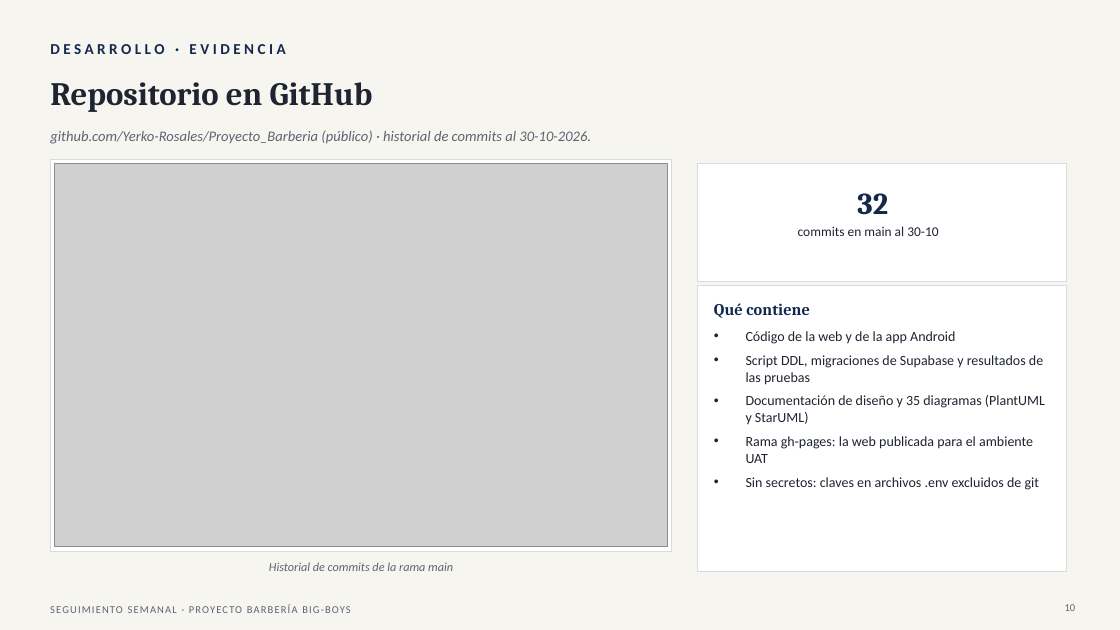
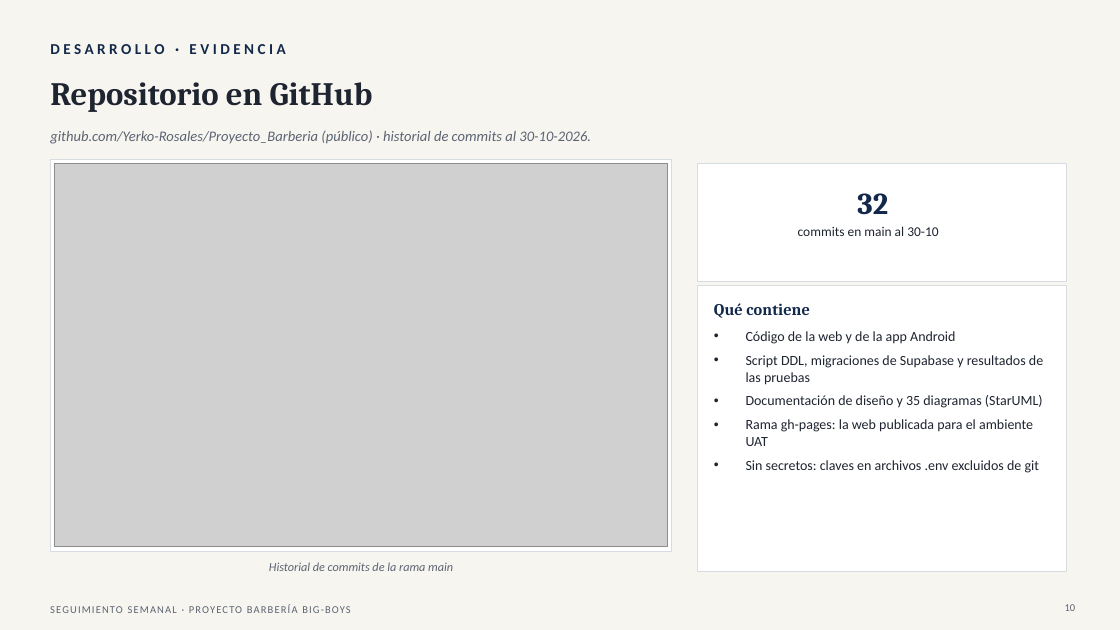
Before and after one commit to Yerko-Rosales/Proyecto_Barberia, a slide deck: slide 10 of Fase 2/Seguimiento semanal/Seguimiento_Roadmap_Proyecto_Barberia_30-10.pptx. Drawn at 1120x630 pixels with LibreOffice and Linux fonts; fonts in the diff are those of the drawing; grey boxes stand for pictures. Boxes give left, top, right and bottom in pixels: in the first picture for what was removed or moved away, otherwise in the second. Text is boxed around its words. In the diff, an @@ line names an element or a change of style, - is before the commit and + after.

Commit message:
Seguimiento al 30-10: «APK de release» en lugar de «APK firmada», diagramas en StarUML y temas abiertos actualizados

```diff
--- a/Fase 2/Seguimiento semanal/Seguimiento_Roadmap_Proyecto_Barberia_30-10.pptx
+++ b/Fase 2/Seguimiento semanal/Seguimiento_Roadmap_Proyecto_Barberia_30-10.pptx
@@ text at (746, 395, 1043, 408): text changed @@
-• Documentación de diseño y 35 diagramas (PlantUML y StarUML)
+• Documentación de diseño y 35 diagramas (StarUML)
```
Also in this commit, not shown: 6 other slides changed, 1 other file.
